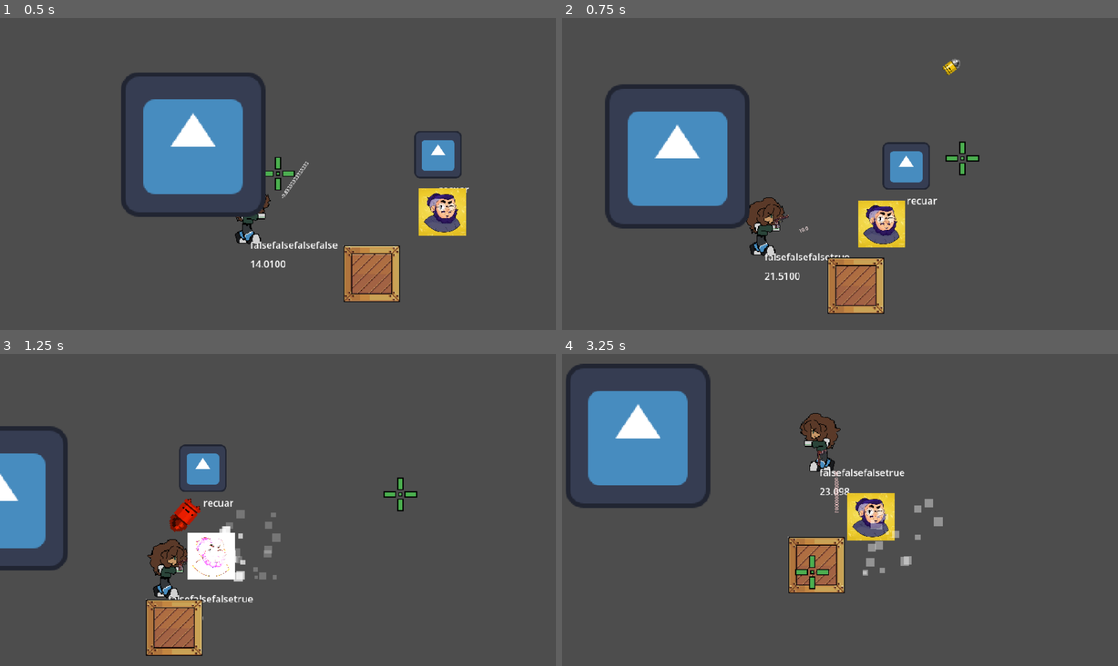
Above: before the commit, frames 1-4 (two rows, left to right).
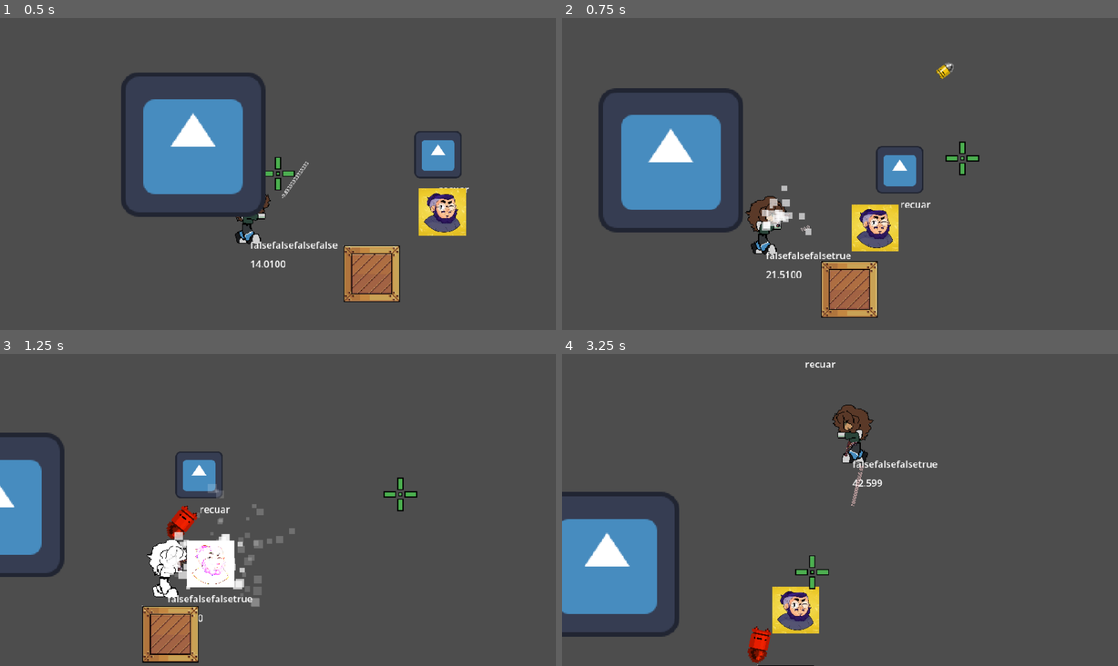
Above: after the commit, the same moments.

Repository: mathkkj/ROGUENAVE
Game: Godot game, scene res://cenas_tscn/cena.tscn
The game is run twice, just before and just after one commit, with the same random seed, the same clock (stepped at 60 frames per second) and the same inputs. The engine's default icon, where the game draws it, is replaced by a stand-in: a white triangle on a blue panel in a dark square.
Inputs (mouse positions are in pixels of both pictures, inside the frame that each line leads up to):
- Up to frame 1 (0.5 s): no input
- Up to frame 2 (0.75 s): move the mouse to (962, 158) at 0.52 s; press the mouse at (962, 158) at 0.53 s; hold D (direita) from 0.53 s (still down)
- Up to frame 3 (1.25 s): keep holding D (direita)
- Up to frame 4 (3.25 s): move the mouse to (728, 525) at 1.27 s; release D (direita) at 1.28 s; release the mouse at (728, 525) at 1.28 s; hold Down (baixo) 1.28-2.03 s; tap E (dash) at 1.35, 2.85 s; move the mouse to (895, 441) at 2.02 s; press the mouse at (895, 441) at 2.03 s; hold D (direita) 2.03-2.78 s; move the mouse to (812, 572) at 2.77 s; release the mouse at (812, 572) at 2.78 s; hold Up (cima) from 2.78 s (still down); click (812, 572) at 2.92 s

Frame 1 is identical in both runs. In frame 2, 8.9% of the frame differs, in the area x 6-72%, y 12-96%; in frame 3, 7.1%; in frame 4, 20%, in the area x 0-69%, y 2-100%.

Commit message:
recebo dano do inimigo dos projeteis e tem um game feel maneiro

Diff:
--- a/codigo_gd/personagem_gd/personagem.gd
+++ b/codigo_gd/personagem_gd/personagem.gd
@@ -67,12 +67,21 @@
 	preload("res://tres/spriteframes/full_sprite_frames.tres")
 	]
 
-func perder_vida(dano) -> float:
-
+func perder_vida(dano, direcao_projetil, forca) -> float:
+	Input.start_joy_vibration(0, 1.0, 1.0, 0.2)
+	print(direcao_projetil)
+	camera.add_trauma(0.4, round(direcao_projetil))
+	aplicar_knockback(direcao_projetil, forca)
+	_particula_instancia(self, direcao_projetil)
 	vida -= dano
+	get_tree().paused = true
+	#taca a animacao
+	await get_tree().create_timer(0.1, true).timeout
+	get_tree().paused = false
 	return vida
 
 func _ready() -> void:
+
 	Global.personagem = self
 	atualizar_dados()
 
@@ -437,14 +446,14 @@
 			_particula_instancia(body, direcao)
 
 func _particula_instancia(body, direcao):
-
-		var sprite = body.get_node("Sprite2D")
-		if sprite == null:
-			return
-
-		var textura = sprite.texture
-		if textura == null:
-			return
+		print(body, direcao)
+		#var sprite = body.get_node("Sprite2D")
+		#if sprite == null:
+			#return
+#
+		#var textura = sprite.texture
+		#if textura == null:
+			#return
 
 		#var img = textura.get_image()
 		#var cor_dominante = img.get_pixel(0, 0)
@@ -469,3 +478,12 @@
 func _tempo_atirar(delta) -> void:
 	if tempo_atirar > 0.0:
 		tempo_atirar = tempo_atirar - delta
+
+func aplicar_knockback(direcao: Vector2, forca: float) -> void:
+
+	velocity = direcao.normalized() * forca
+
+	sprite.modulate = Color(10, 10, 10)
+
+	await get_tree().create_timer(0.15).timeout
+	sprite.modulate = Color.WHITE
--- a/codigo_gd/projetil_inimigo.gd
+++ b/codigo_gd/projetil_inimigo.gd
@@ -13,7 +13,7 @@
 		return
 
 	if body.is_in_group("jogador") and body.has_method("perder_vida"):
-		body.perder_vida(1)
+		body.perder_vida(1, direcao, 600)
 		queue_free()
 		return
 
